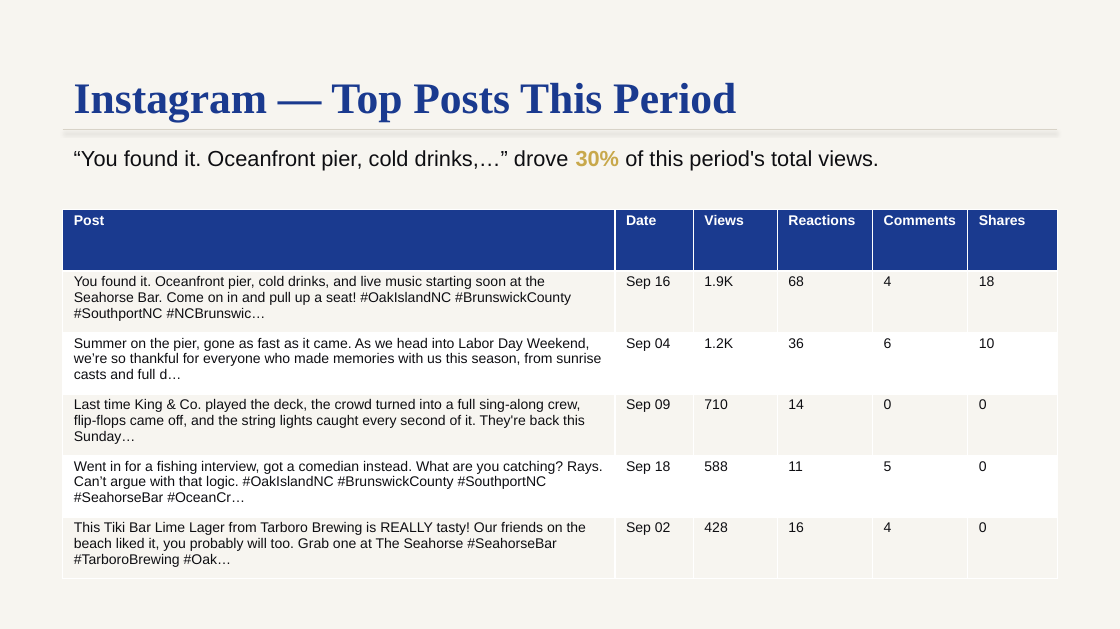
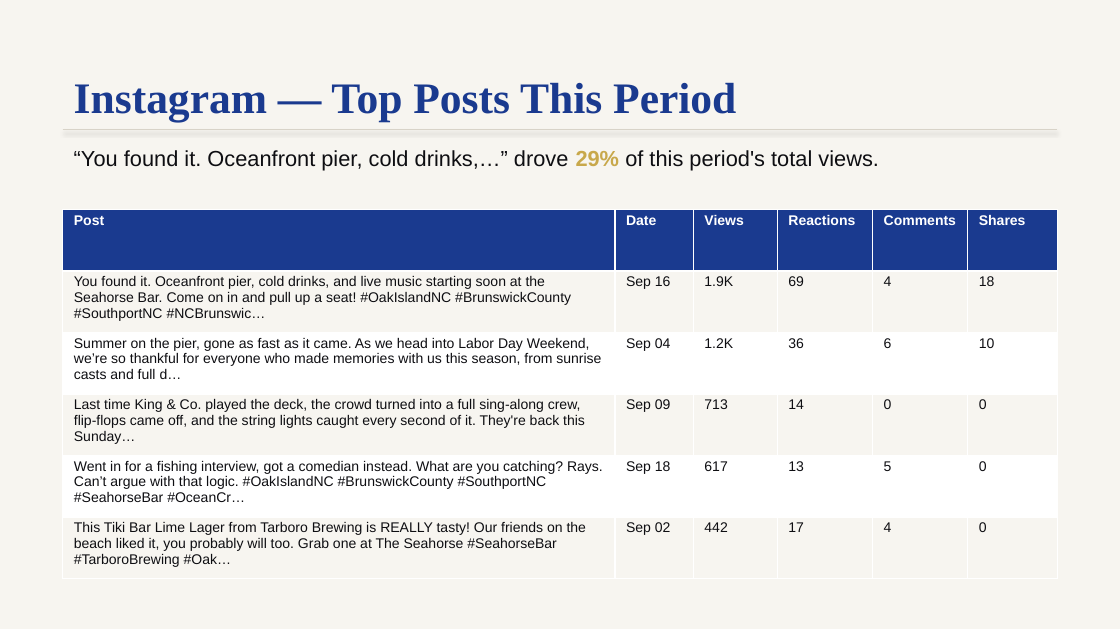
Before and after one commit to lakehousesocial-tech/ocean-crest-pier-monthly-report, a slide deck: slide 3 of Ocean Crest Pier Monthly Report — September 2026.pptx. Drawn at 1120x629 pixels with LibreOffice and Linux fonts; fonts in the diff are those of the drawing. Boxes give left, top, right and bottom in pixels: in the first picture for what was removed or moved away, otherwise in the second. Text is boxed around its words. In the diff, an @@ line names an element or a change of style, - is before the commit and + after.

```diff
--- a/Ocean Crest Pier Monthly Report — September 2026.pptx
+++ b/Ocean Crest Pier Monthly Report — September 2026.pptx
@@ text at [74, 150, 879, 170]: text changed @@
-“You found it. Oceanfront pier, cold drinks,…” drove 30% of this period's total views.
+“You found it. Oceanfront pier, cold drinks,…” drove 29% of this period's total views.
@@ table at [63, 209, 1057, 579] @@
-row 2, column 4: 68
+row 2, column 4: 69
-row 4, column 3: 710
+row 4, column 3: 713
-row 5, column 3: 588
+row 5, column 3: 617
-row 5, column 4: 11
+row 5, column 4: 13
-row 6, column 3: 428
+row 6, column 3: 442
-row 6, column 4: 16
+row 6, column 4: 17
```
Also in this commit, not shown: 7 other slides changed.
